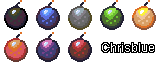
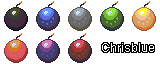
The second 160 × 64 image is a revision of the first. Changes to its layers:
painted on "bomb_01_black" over <box>4,0,28,31</box>
painted on "bomb_01_blue" over <box>36,0,60,31</box>
painted on "bomb_01_gray" over <box>68,0,92,31</box>
painted on "bomb_01_green" over <box>100,0,124,31</box>
painted on "bomb_01_orange" over <box>132,0,156,31</box>
painted on "bomb_01_pink" over <box>4,32,28,63</box>
painted on "bomb_01_purple" over <box>36,32,60,63</box>
painted on "bomb_01_red" over <box>68,32,92,63</box>
